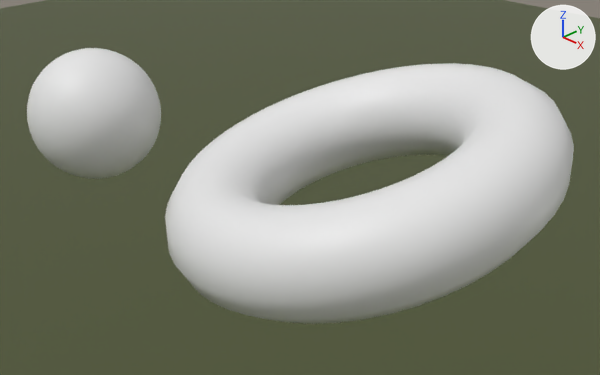
One commit to the Blender file tests/hair.blend: the scene before it, then after it.
Before and after are seen from a camera (50 mm lens) standing at (1.027, -0.619, 0.665) and looking at (0.304, 0.093, 0.178). The axes (+X, +Y, +Z) are drawn at upper right. The lights are the same throughout.
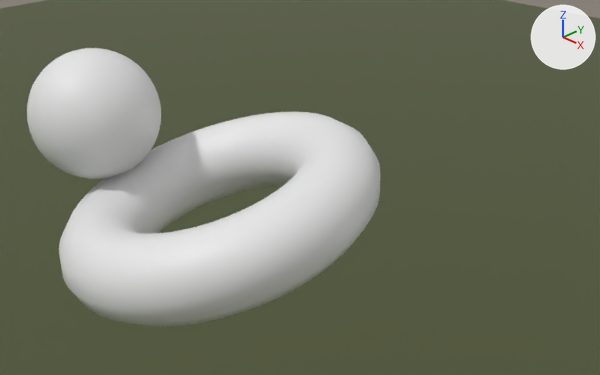
The change in detail:
Object 'Torus' (ob_torus) moves from (0.4437, 0.0565, 0.2524) to (0.174, 0.0565, 0.114).

Location of each change, (x1, y1, x2, y2) in pixels of the pictures (600 x 375 px):
'Torus', moved
    before: (165, 63, 574, 324)
    after: (59, 112, 380, 327)
